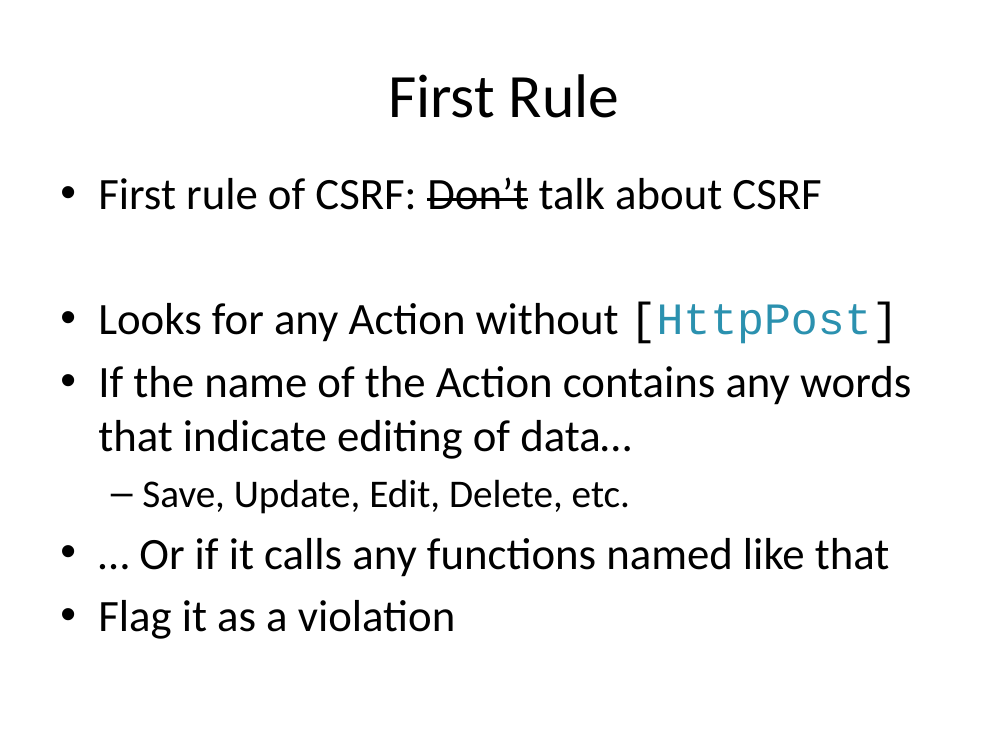
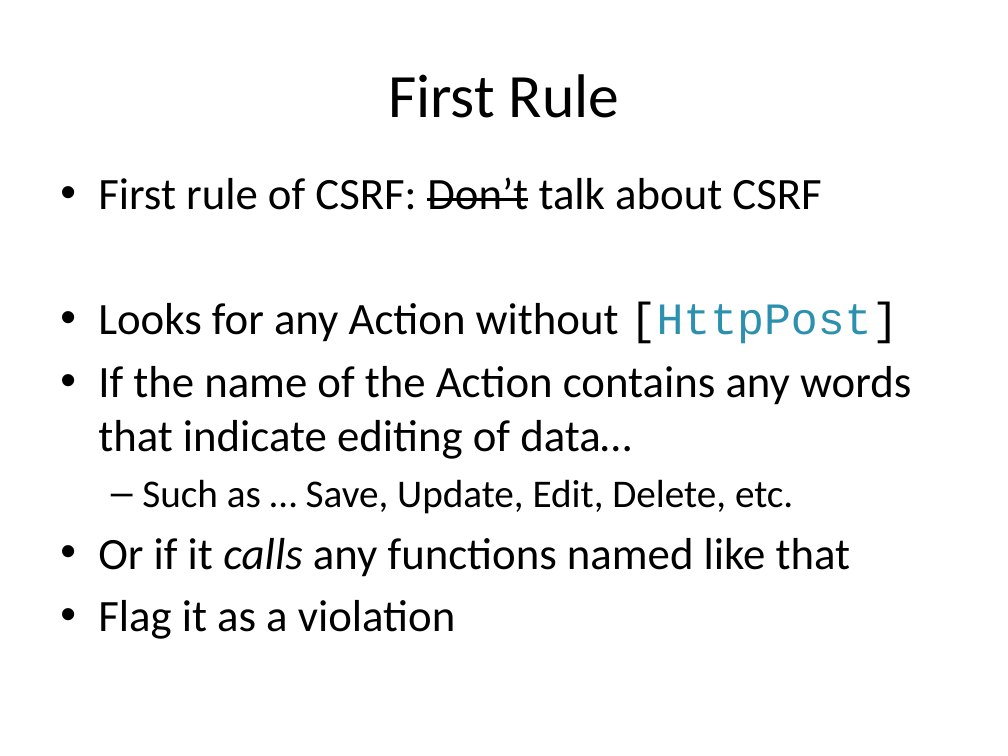
Before and after one commit to Chris-ScoutCorps/FxCop, a slide deck: slide 18 of FxCop.pptx. Drawn at 1008x756 pixels with LibreOffice and Linux fonts; fonts in the diff are those of the drawing; background and template pictures are left out. Boxes give left, top, right and bottom in pixels: in the first picture for what was removed or moved away, otherwise in the second. Text is boxed around its words. In the diff, an @@ line names an element or a change of style, - is before the commit and + after.

```diff
--- a/FxCop.pptx
+++ b/FxCop.pptx
@@ text at [98, 479, 851, 577]: text changed @@
-  – Save, Update, Edit, Delete, etc.
-• … Or if it calls any functions named like that
+  – Such as … Save, Update, Edit, Delete, etc.
+• Or if it calls any functions named like that
```
Also in this commit, not shown: 10 other slides changed, 1 other file.
